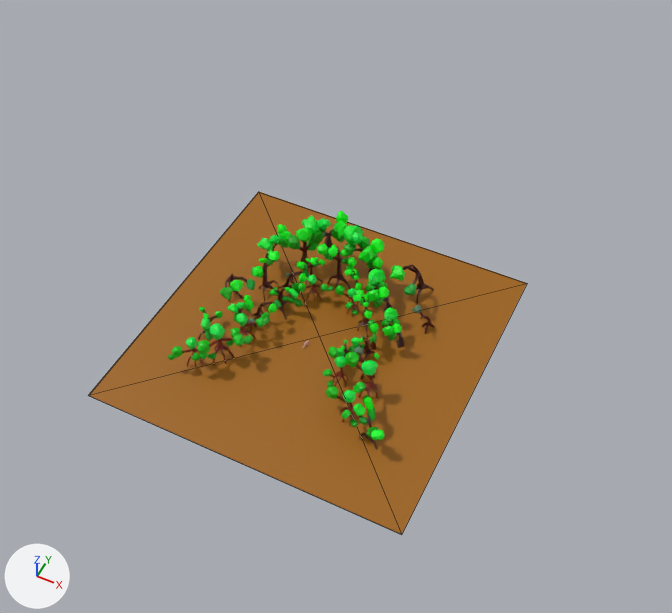
Two versions of the COLLADA model models/water.dae, one commit apart.
The view is the same before and after, from a camera (50 mm lens) standing at (128.0, -220.0, 307.0) and looking at (4.0, 27.0, -2.0). The lights are fixed; the arrows at lower left show +X, +Y and +Z. Mesh edges are drawn as thin lines on the coarser meshes. Where no turn or scale is listed for an object, it has been applied to the vertices.

Names of what the first picture shows: 'land', 'tree1', 'tree2', 'tree3', 'tree4', 'tree5', 'tree6', 'tree7'.
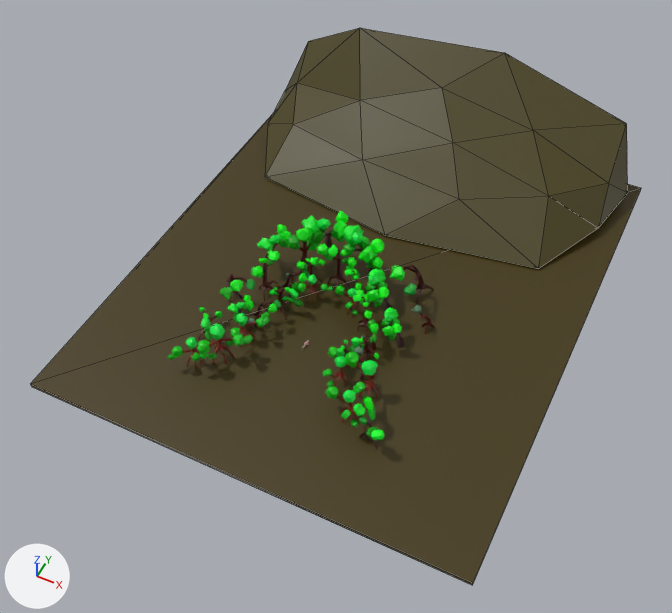
Commit message: added land

Where the change shows, as pixel boxes (x1, y1, x2, y2) in the pictures (672 x 613 px):
'Cube', added (brown): after (31, 114, 641, 585)
'land', deleted (brown): before (88, 192, 527, 535)
'Icosphere', added: after (265, 28, 628, 269)

The edits, one by one:
Material 'Material.071' (mat_material_071) is new.
Its base color is (0.0637, 0.0511, 0.00493) (dark yellow #47400f).
Material 'Material.072' (mat_material_072) is new.
Its base color is (0.0539, 0.0359, 0.0) (brown #423500).
Mesh me_icosphere is new.
It has 42 vertices, 80 faces and spans x -95.0..95.0, y -60.0..60.0, z -4.0..53.0.
It uses material mat_material_071 (dark yellow #47400f).
Mesh me_cube_002 is new.
It is a box spanning x -0.96..1.04, y -1.06..0.94, z -2.0..0.0.
It uses material mat_material_072 (brown #423500).
Object 'land' (ob_land) is deleted.
Object 'Icosphere' (ob_icosphere) is new; it shows me_icosphere.
Its location is (5.9, 135.4, 1.0).
Object 'Cube' (ob_cube) is new; it shows me_cube_002.
Its location is (4.8, 41.2, 0.0).
Its scale is (97.0, -117.0, 1.0).
